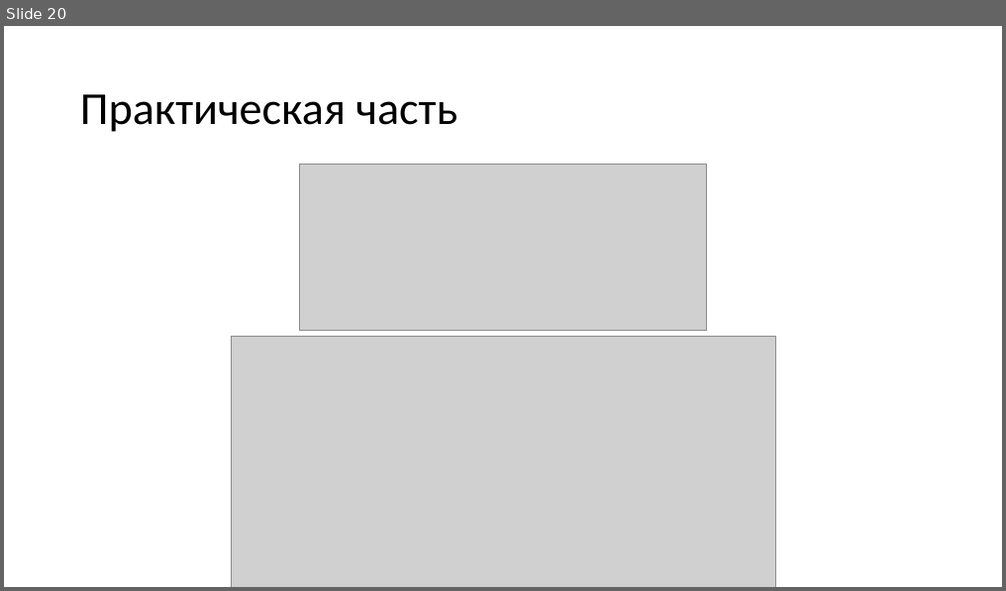
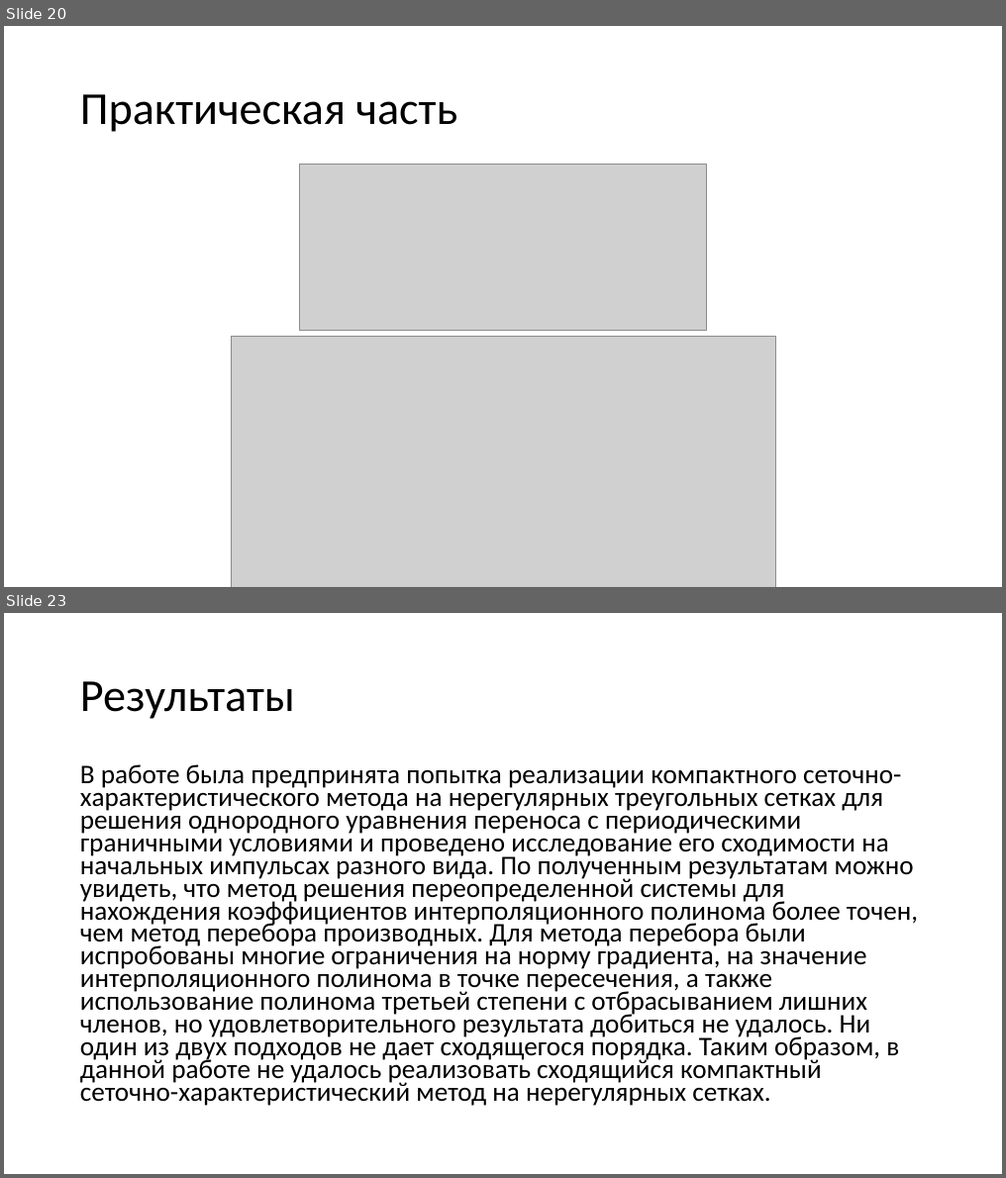
Before and after one commit to cile98/Diplom, a slide deck: diplom.pptx. Shown one above the other, each under a label of ours: slide 20 before the commit, slides 20 and 23 after it; the slides between them are not shown. The pictures are 1006x591 and 1006x1178 pixels, drawn with LibreOffice and Linux fonts; fonts in the diff are those of the drawing; grey boxes stand for pictures. Boxes give left, top, right and bottom in pixels: in the first picture for what was removed or moved away, otherwise in the second. Text is boxed around its words. In the diff, an @@ line names an element or a change of style, - is before the commit and + after.

```diff
--- a/diplom.pptx
+++ b/diplom.pptx
@@ slide 23 added at <box>4,613,1002,1174</box>, background #FFFFFF @@
@@ title added at <box>80,681,295,719</box>, 44 pt, text #000000 @@
+Результаты
@@ text added at <box>80,764,918,1106</box>, 25.9 pt, text #000000 @@
+В работе была предпринята попытка реализации компактного сеточно-характеристического метода на нерегулярных треугольных сетках для решения однородного уравнения переноса с периодическими граничными условиями и проведено исследование его сходимости на начальных импульсах разного вида. По полученным результатам можно увидеть, что метод решения переопределенной системы для нахождения коэффициентов интерполяционного полинома более точен, чем метод перебора производных. Для метода перебора были испробованы многие ограничения на норму градиента, на значение интерполяционного полинома в точке пересечения, а также использование полинома третьей степени с отбрасыванием лишних членов, но удовлетворительного результата добиться не удалось. Ни один из двух подходов не дает сходящегося порядка. Таким образом, в данной работе не удалось реализовать сходящийся компактный сеточно-характеристический метод на нерегулярных сетках.
```
Also in this commit, not shown: 3 slides changed.
